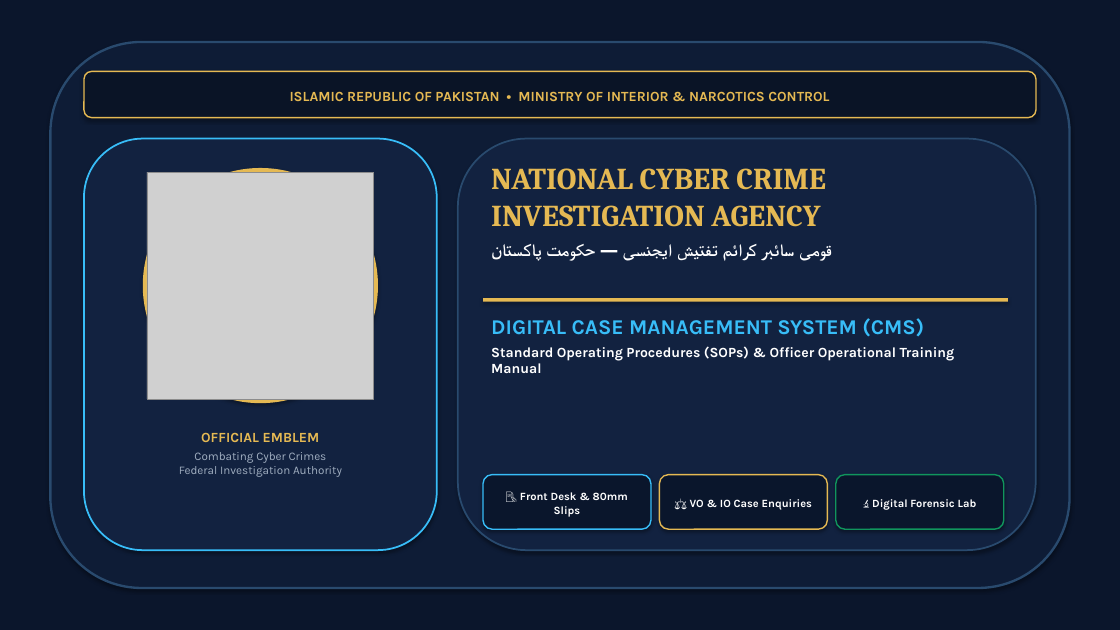
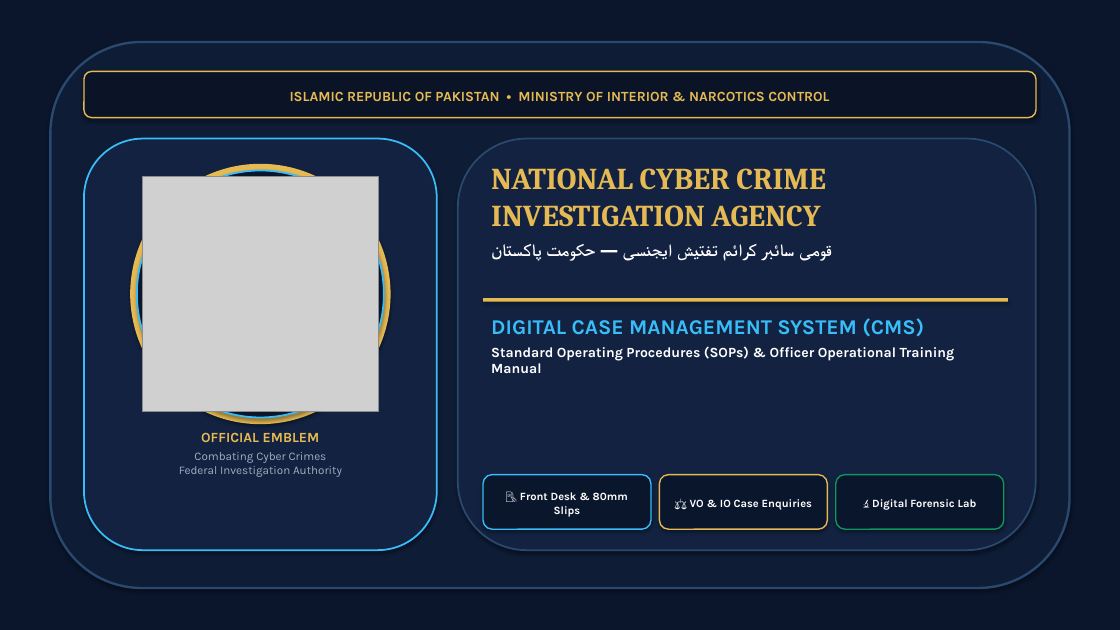
Before and after one commit to humayunchodhary/NCCIA, a slide deck: slide 1 of NCCIA_Officer_Operational_CMS_Presentation.pptx. Drawn at 1120x630 pixels with LibreOffice and Linux fonts; fonts in the diff are those of the drawing; grey boxes stand for pictures. Boxes give left, top, right and bottom in pixels: in the first picture for what was removed or moved away, otherwise in the second. Text is boxed around its words. In the diff, an @@ line names an element or a change of style, - is before the commit and + after.

```diff
--- a/NCCIA_Officer_Operational_CMS_Presentation.pptx
+++ b/NCCIA_Officer_Operational_CMS_Presentation.pptx
@@ ellipse: place and size @@
-ellipse at [143,168,378,403]
+ellipse at [130,164,391,424]
@@ ellipse added at [137,171,384,418], fill #0A162C, outline #38BDF8 1.5 pt @@
@@ picture: place and size @@
-picture at [147,172,374,399]
+picture at [143,176,378,412]
```
Also in this commit, not shown: 2 other slides changed, 3 other files.
